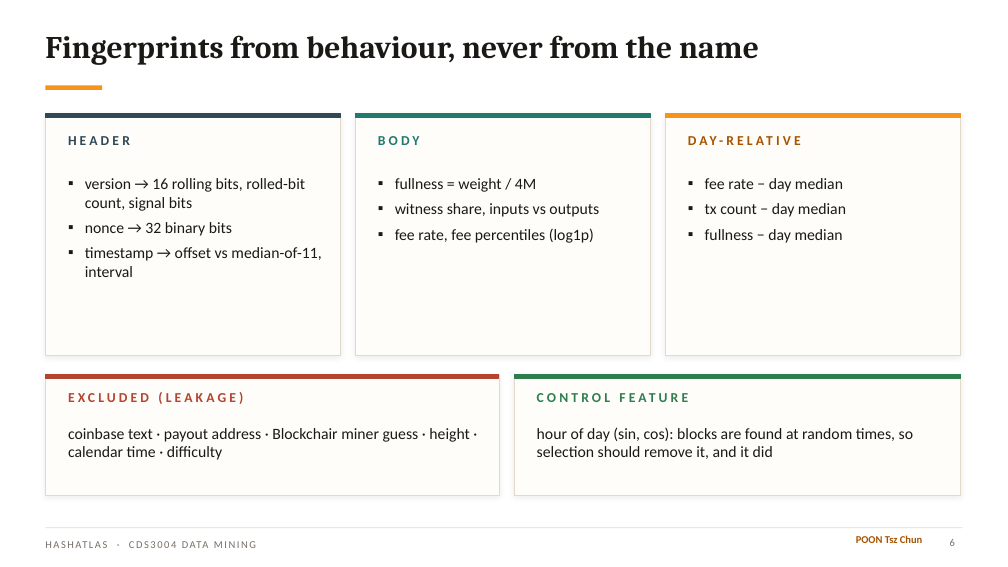
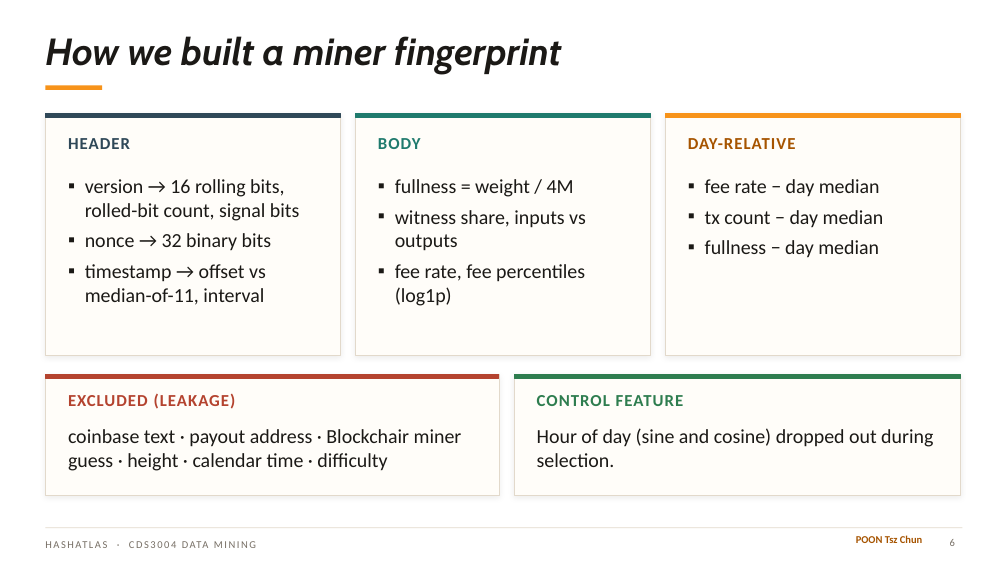
Before and after one commit to ansonlo-dev/HashAtlas, a slide deck: slide 6 of presentation/HashAtlas.pptx. Drawn at 1008x567 pixels with LibreOffice and Linux fonts; fonts in the diff are those of the drawing; background and template pictures are left out. Boxes give left, top, right and bottom in pixels: in the first picture for what was removed or moved away, otherwise in the second. Text is boxed around its words. In the diff, an @@ line names an element or a change of style, - is before the commit and + after.

```diff
--- a/presentation/HashAtlas.pptx
+++ b/presentation/HashAtlas.pptx
@@ title at (45,36,562,74): text changed; size 30 to 36 pt; font Cambria to Cabin; italic on @@
-Fingerprints from behaviour, never from the name
+How we built a miner fingerprint
@@ size 13 to 16 pt, letter spacing 3 to 1 pt in 5 elements at (68,138,130,149), (378,138,421,149), (688,138,796,149), (68,394,236,409), (537,395,683,406) @@
@@ size 15 to 19 pt in 4 elements at (85,179,299,305), (395,179,586,306), (705,179,884,258), (68,429,462,471) @@
@@ text at (537,428,933,467): text changed; size 15 to 19 pt @@
-hour of day (sin, cos): blocks are found at random times, so selection should remove it, and it did
+Hour of day (sine and cosine) dropped out during selection.
```
Also in this commit, not shown: 21 other slides changed, 1 slide added, 15 other files.
